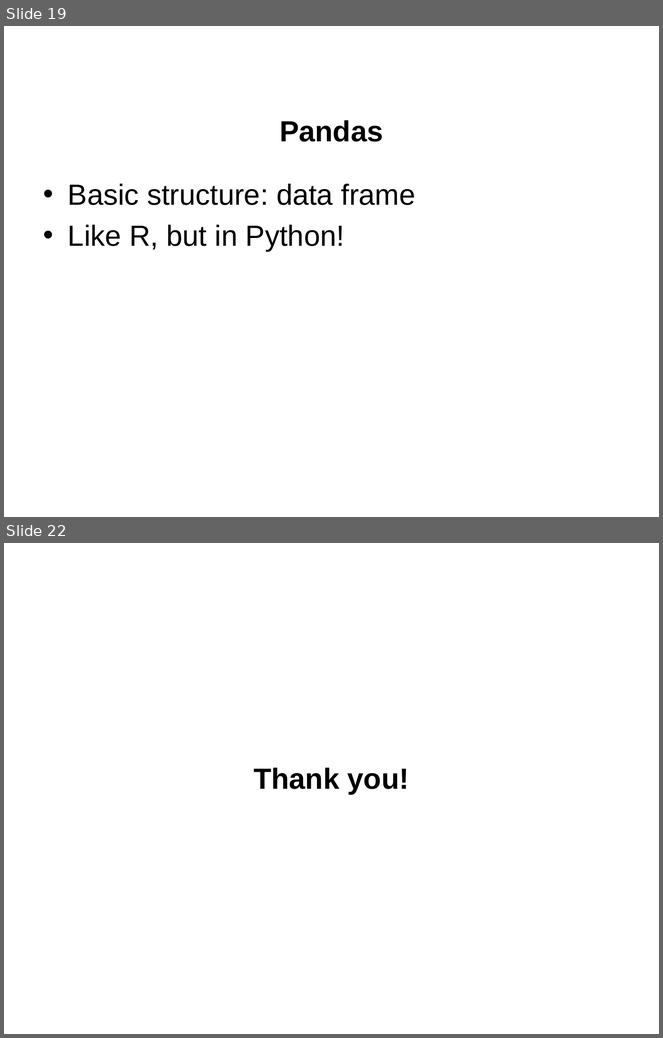
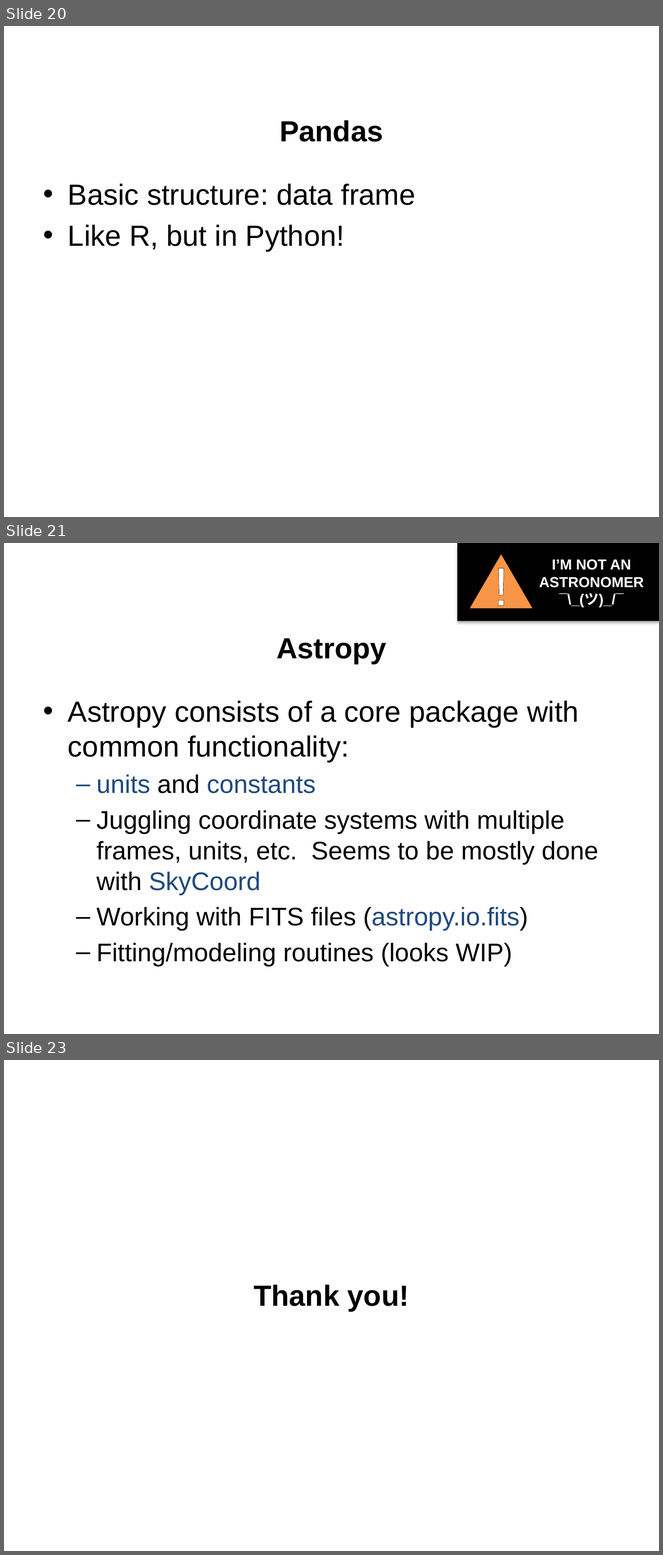
Before and after one commit to jgerity/talks, a slide deck: 2016/computing_workgroup/python_modules/python_scientific_modules.pptx. Shown one above the other, each under a label of ours: slides 19 and 22 before the commit, slides 20, 21 and 23 after it; the slides between them are not shown. The pictures are 663x1038 and 663x1555 pixels, drawn with LibreOffice and Linux fonts; fonts in the diff are those of the drawing; background and template pictures are left out. Boxes give left, top, right and bottom in pixels: in the first picture for what was removed or moved away, otherwise in the second. Text is boxed around its words. In the diff, an @@ line names an element or a change of style, - is before the commit and + after.

Commit message:
Fleshed out astropy overview and added xkcd comic

```diff
--- a/2016/computing_workgroup/python_modules/python_scientific_modules.pptx
+++ b/2016/computing_workgroup/python_modules/python_scientific_modules.pptx
@@ slide 21 added at (4,543,659,1034), background picture (left out) @@
@@ group added at (458,543,659,621): 2 texts, 1 rectangle, 1 triangle @@
+!
+I’M NOT AN ASTRONOMER
+¯\_(ツ)_/¯
@@ title added at (276,638,387,664), 32 pt, text #000000, bold @@
+Astropy
@@ text added at (68,701,598,967), 28 pt, text #000000 @@
+• Astropy consists of a core package with common functionality:
+  – units and constants
+  – Juggling coordinate systems with multiple frames, units, etc. Seems to be mostly done with SkyCoord
+  – Working with FITS files (astropy.io.fits)
+  – Fitting/modeling routines (looks WIP)
@@ what was slide 19 is now slide 20 @@
@@ what was slide 22 is now slide 23 @@
```
Also in this commit, not shown: 3 slides changed, 2 other slides added, 1 slide removed.
